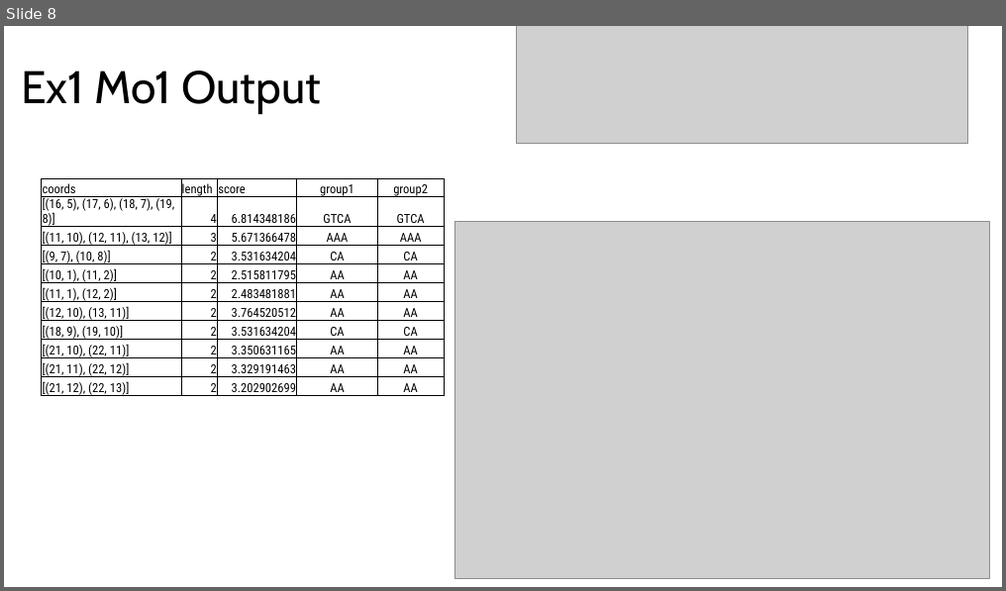
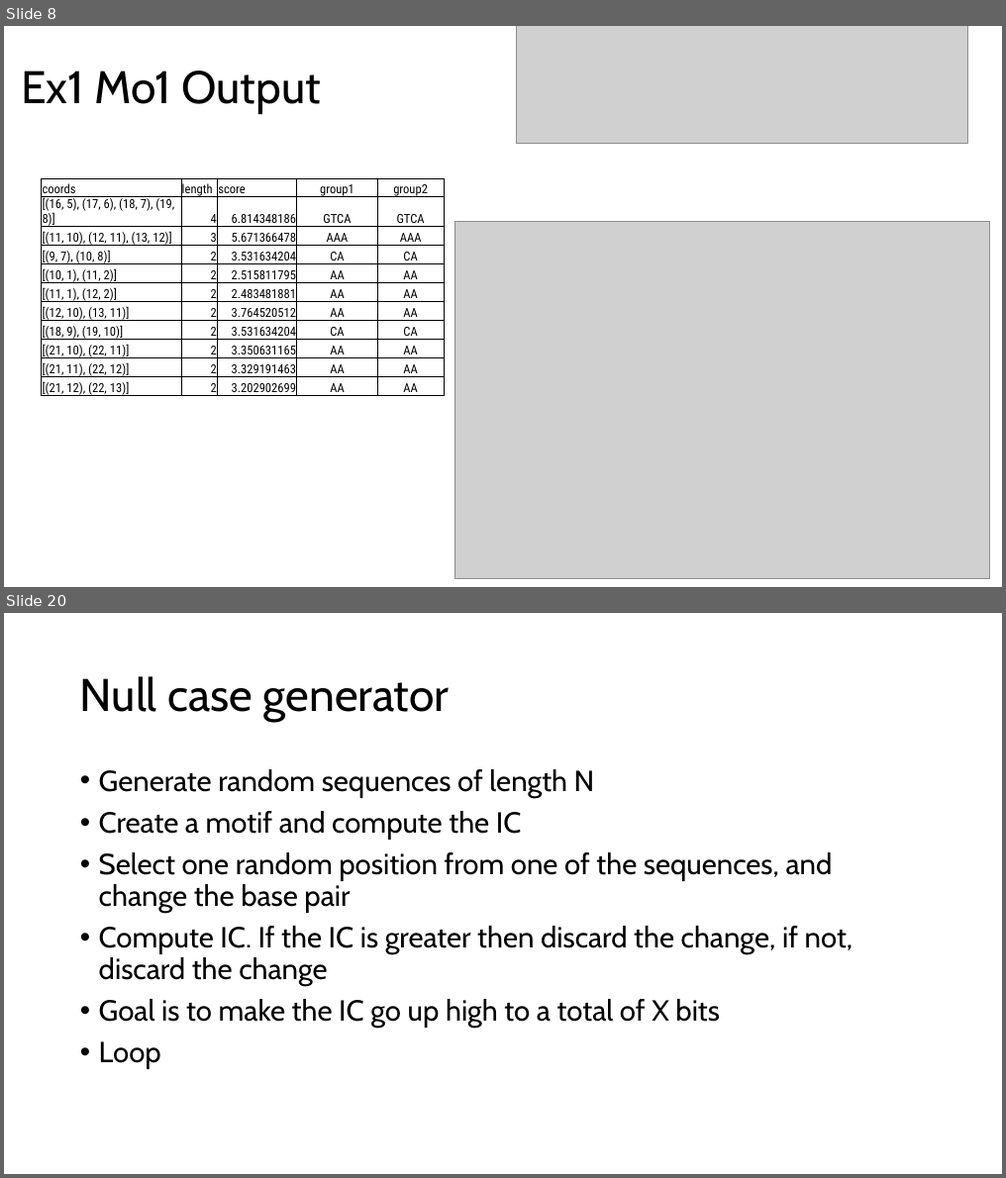
Before and after one commit to eshin21/drippy, a slide deck: Presentations/May Motif Gallery.pptx. Shown one above the other, each under a label of ours: slide 8 before the commit, slides 8 and 20 after it; the slides between them are not shown. The pictures are 1006x591 and 1006x1178 pixels, drawn with LibreOffice and Linux fonts; fonts in the diff are those of the drawing; grey boxes stand for pictures. Boxes give left, top, right and bottom in pixels: in the first picture for what was removed or moved away, otherwise in the second. Text is boxed around its words. In the diff, an @@ line names an element or a change of style, - is before the commit and + after.

```diff
--- a/Presentations/May Motif Gallery.pptx
+++ b/Presentations/May Motif Gallery.pptx
@@ slide 20 added at (4, 613, 1002, 1174), background #FFFFFF @@
@@ title added at (80, 676, 450, 722), 44 pt, text #000000 @@
+Null case generator
@@ text added at (99, 769, 853, 1069), 28 pt, text #000000 @@
+• Generate random sequences of length N
+• Create a motif and compute the IC
+• Select one random position from one of the sequences, and change the base pair
+• Compute IC. If the IC is greater then discard the change, if not, discard the change
+• Goal is to make the IC go up high to a total of X bits
+• Loop
```
Also in this commit, not shown: 8 slides changed, 9 other slides added, 43 other files.
